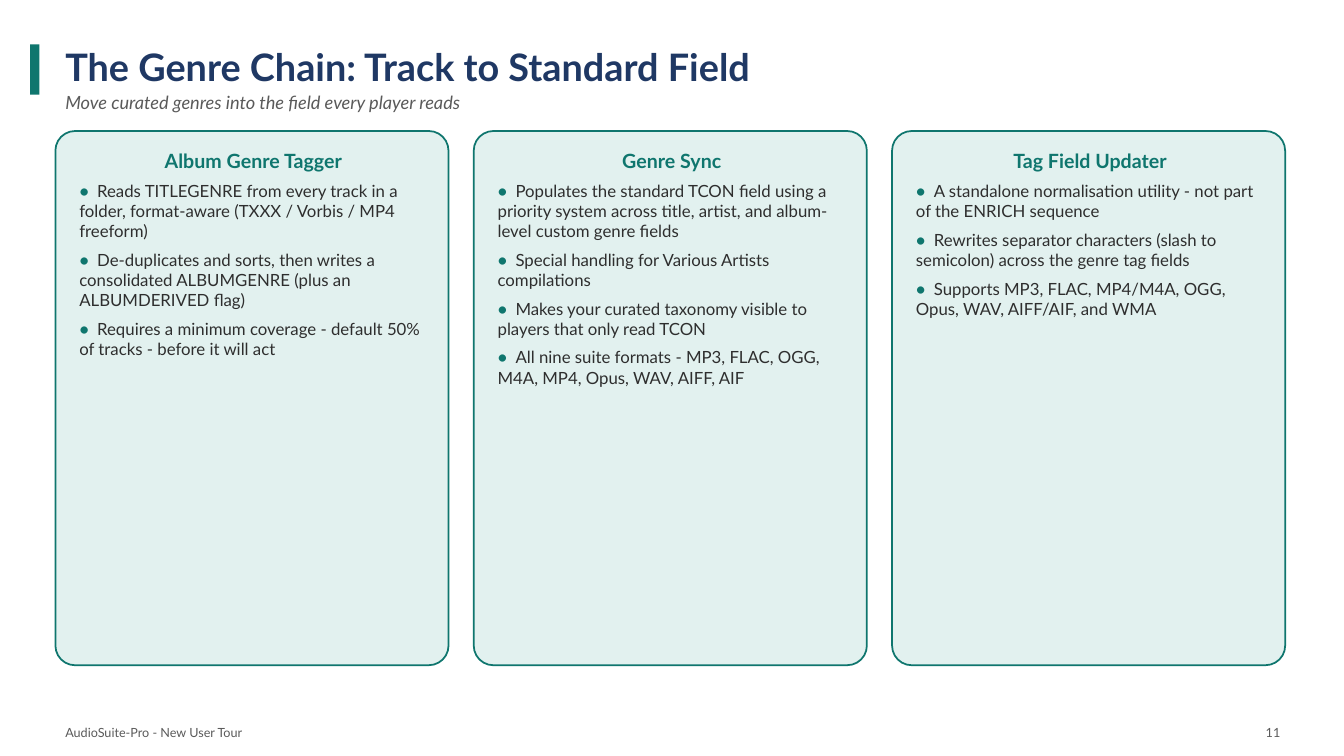
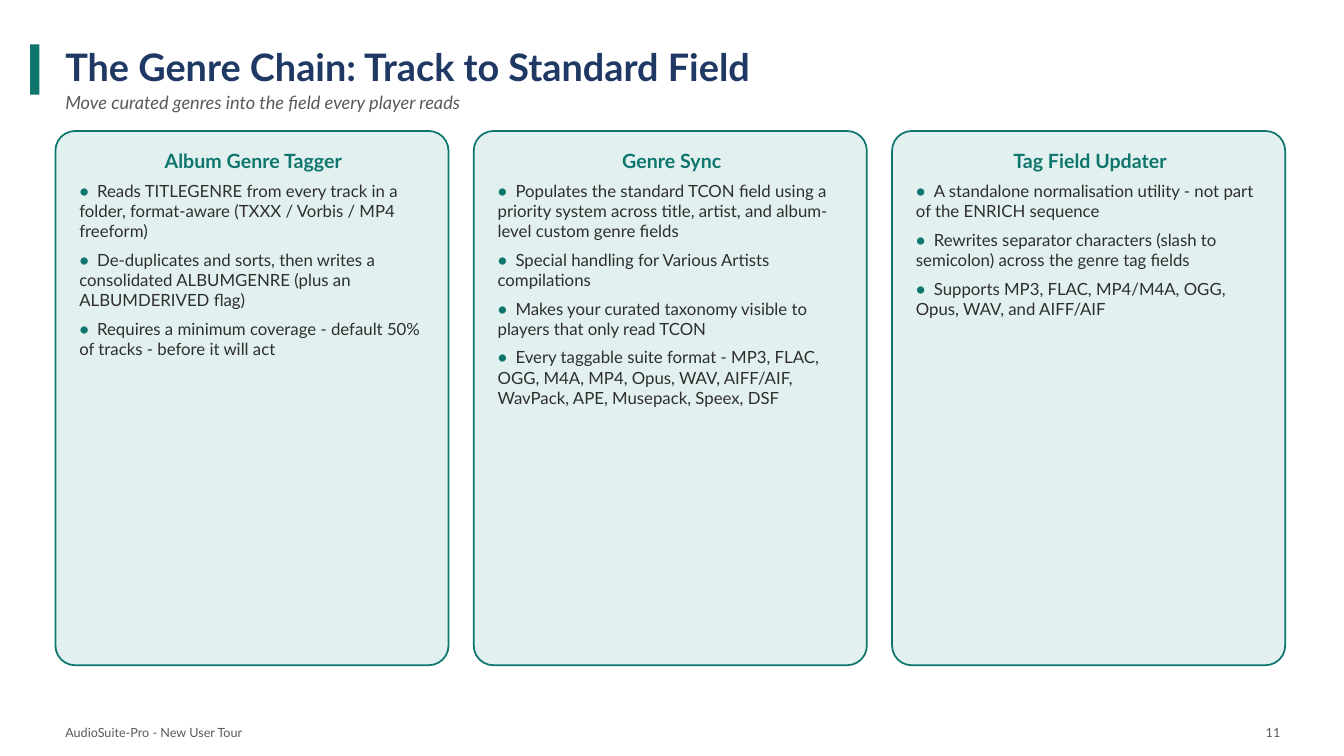
Before and after one commit to wilte01/AudioSuite-Pro, a slide deck: slide 13 of documentation/user_guides/suite_overview/AudioSuite-Pro_New_User_Presentation.pptx. Drawn at 1344x756 pixels with LibreOffice and Linux fonts; fonts in the diff are those of the drawing. Boxes give left, top, right and bottom in pixels: in the first picture for what was removed or moved away, otherwise in the second. Text is boxed around its words. In the diff, an @@ line names an element or a change of style, - is before the commit and + after.

```diff
--- a/documentation/user_guides/suite_overview/AudioSuite-Pro_New_User_Presentation.pptx
+++ b/documentation/user_guides/suite_overview/AudioSuite-Pro_New_User_Presentation.pptx
@@ text in rounded rectangle at [916,282,1226,318]: text changed @@
-• Supports MP3, FLAC, MP4/M4A, OGG, Opus, WAV, AIFF/AIF, and WMA
+• Supports MP3, FLAC, MP4/M4A, OGG, Opus, WAV, and AIFF/AIF
@@ text in rounded rectangle at [498,350,819,407]: text changed @@
-• All nine suite formats - MP3, FLAC, OGG, M4A, MP4, Opus, WAV, AIFF, AIF
+• Every taggable suite format - MP3, FLAC, OGG, M4A, MP4, Opus, WAV, AIFF/AIF, WavPack, APE, Musepack, Speex, DSF
```
Also in this commit, not shown: 5 other slides changed, 10 other files.
